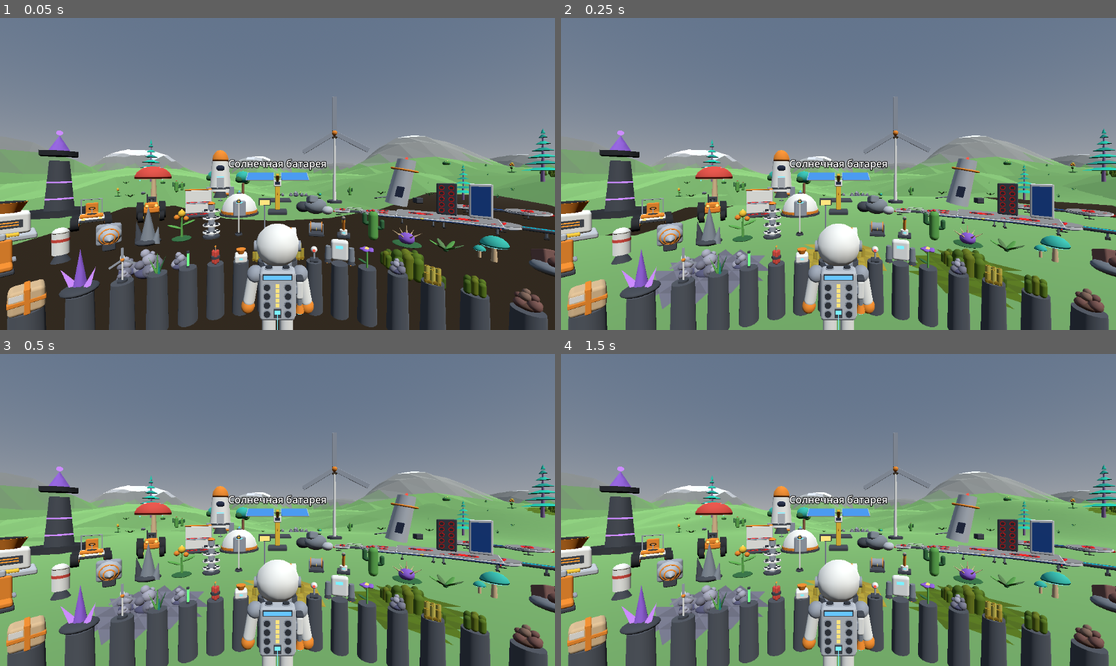
Above: before the commit, frames 1-4 (two rows, left to right).
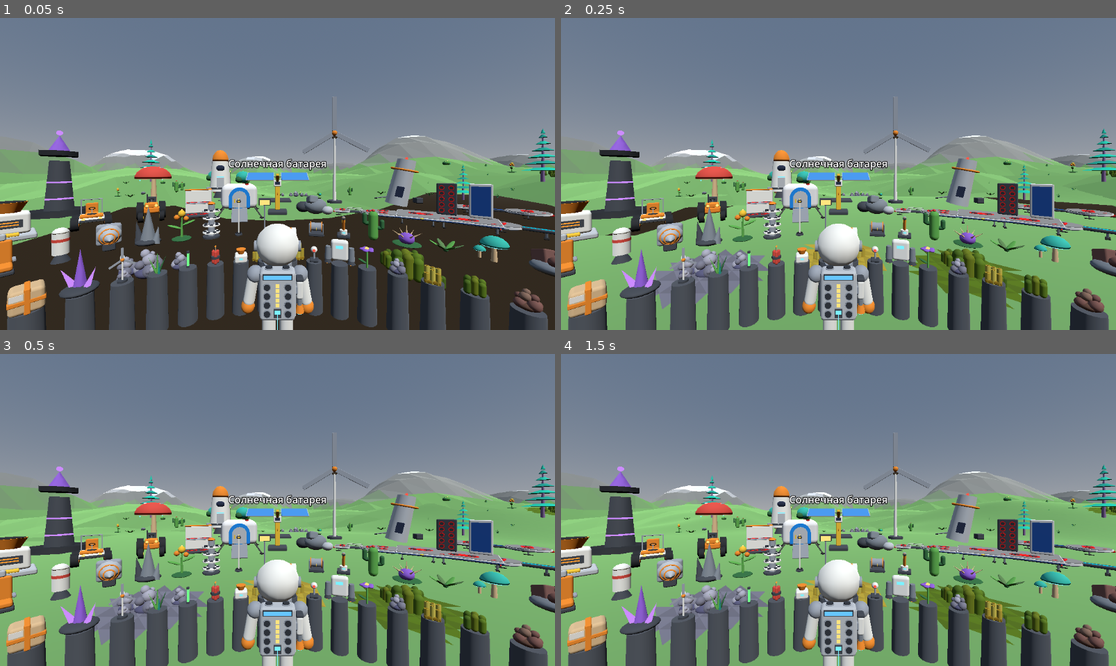
Above: after the commit, the same moments.

Repository: Vano3667/Astro-Planet
Game: Godot game, scene res://main.tscn
Same seed, same stepped clock (60 frames per second), same inputs: the game is played once before the commit and once after it.
Inputs:
- Up to frame 1 (0.05 s): no input
- Up to frame 2 (0.25 s): no input
- Up to frame 3 (0.5 s): no input
- Up to frame 4 (1.5 s): tap Enter at 1.25 s

The runs differ from the first frame. In frame 1, 0.7% of the frame differs, in the area x 39-48%, y 48-66%; in frame 2, 0.7%, in the area x 38-48%, y 48-66%; in frame 3, 0.7%; in frame 4, 0.7%.

Commit message:
Укрытие, полевое укрытие и посадочная площадка по описанию; фонарь у персонажа под землёй
Описание базы (astro-planet-research, data/appearance/base.md) прочитано.
Три модели переделаны в наборе 5 по нему: общая форма, цвета по замерам,
заметные детали. Размеры в метрах свои. В описании есть фразы, похожие на
домысел; из него взяты только форма, цвета и то, что можно увидеть.

Под сводом над персонажем включается лампа (cave_look.gd, main.gd):
на картинках пещера была очень тёмной. На картинке пещеры теперь стоит
персонаж с лампой, камера за ним, как в игре.

index.gd: своя палитра набора 5; пометка о черновике набора 7 убрана.
Написано без запуска движка; картинок агент не видел.

Diff:
--- a/game/main.gd
+++ b/game/main.gd
@@ -4,6 +4,7 @@
 # Right stick left or right: the view turns in steps around the character.
 # Right trigger: dig. Right grip: add ground. B: level the ground.
 # A or X: hide and show the model showroom.
+# Under a roof of ground the view gets dark and a lamp over the character switches on.
 # Written without running the engine; see docs/STATUS.md.
 
 const Gallery := preload("res://gallery.gd")
@@ -56,6 +57,8 @@
 var _cave_env: Environment
 var _cave_timer: float = 0.0
 var _in_cave: bool = false
+# The light over the character; visible only under a roof.
+var _lamp: OmniLight3D
 
 
 func _ready() -> void:
@@ -120,6 +123,12 @@
 	add_child(_character)
 	_character.position = Vector3(0.0, 0.0, -CAM_DISTANCE)
 	xr_origin.position = Vector3(0.0, CAM_HEIGHT, 0.0)
+	# The lamp moves with the character and is switched on in _update_cave.
+	_lamp = CaveLook.make_lamp()
+	_lamp.name = "Lamp"
+	_lamp.position = Vector3(0.0, CaveLook.LAMP_HEIGHT, 0.0)
+	_lamp.visible = false
+	_character.add_child(_lamp)
 
 
 # Replaces the gray box on a controller with the glove scene from models/custom/glove.tscn.
@@ -192,7 +201,7 @@
 		# Lines for the build log: show that the ground was built without a headset.
 		print("[main] frame 100: terrain built=%d pending=%d props=%d character_y=%.2f" % [_terrain.built_count, _terrain.pending_count(), _scatter.prop_count, _character.global_position.y])
 	if _frame == 115:
-		print("[main] frame 115: far ground tris=%d build_ms=%.1f builds=%d cave_look=%s" % [_far.tri_count, _far.build_ms, _far.build_count, str(_in_cave)])
+		print("[main] frame 115: far ground tris=%d build_ms=%.1f builds=%d cave_look=%s lamp=%s" % [_far.tri_count, _far.build_ms, _far.build_count, str(_in_cave), str(_lamp != null and _lamp.visible)])
 	_update_fps(delta)
 	_update_move(delta)
 	_update_ground(delta)
@@ -295,6 +304,7 @@
 
 # Under a roof of ground the camera gets a dark background and fog (terrain/cave_look.gd):
 # where the detailed ground ends, tunnels are cut open and the sky would show through.
+# The lamp over the character is on for the same time.
 func _update_cave(delta: float) -> void:
 	_cave_timer += delta
 	if _cave_timer < CAVE_CHECK:
@@ -304,6 +314,8 @@
 	if under == _in_cave:
 		return
 	_in_cave = under
+	if _lamp != null:
+		_lamp.visible = under
 	if under:
 		if _cave_env == null:
 			_cave_env = CaveLook.make_environment()
--- a/game/models/index.gd
+++ b/game/models/index.gd
@@ -1,13 +1,16 @@
 extends RefCounted
 # Single entry point to all model data. Other scripts use only this file:
 #   get_parts(id), get_color(key), get_tint(key), get_catalog().
-# Sets are looked up from the newest to the oldest, so a newer set can replace a model.
+# Sets are looked up in the order 5, 7, 6, 4, 3, 2 (set 1 is inside set 2), so a set that
+# comes earlier in this order can replace a model of a later one.
 # To add a set: write models_setN.gd like models_set4.gd and add it here.
-# Set 5 only replaces existing models (fixes after looking at pictures): no catalog, no palette.
+# Set 5 only replaces existing models (fixes after looking at pictures, and models redone
+# from a description that arrived later): it has no catalog. Since session 25 it has a small
+# palette of its own.
 # Set 6 holds the resource nuggets; the old one-shape "nugget" entries are left out of the
 # catalog (the model itself stays: main.gd may still build it).
-# Set 7 is a DRAFT of plants and research finds that was not checked against the appearance
-# descriptions (see the warning at the top of models_set7.gd). It only adds new models.
+# Set 7 holds plants and research finds made from the appearance description of nature.
+# It only adds new models.
 # SMOOTH_IDS: models of any set whose 12-sided cylinders are rebuilt with more sides
 # (seen on sheets 01, 02 and 05, 2026-11-24: small round bases looked faceted).
 # Set 5 does the same for its own list of models from sets 1 and 2 (with 20 sides).
@@ -68,6 +71,8 @@
 
 
 static func get_color(key: String) -> Color:
+	if Set5.PALETTE5.has(key):
+		return Set5.PALETTE5[key]
 	if Set7.PALETTE7.has(key):
 		return Set7.PALETTE7[key]
 	if Set6.PALETTE6.has(key):
--- a/game/models/models_set5.gd
+++ b/game/models/models_set5.gd
@@ -1,5 +1,6 @@
 extends "res://models/models.gd"
-# Model set 5: fixes made after looking at rendered pictures of the models.
+# Model set 5: fixes made after looking at rendered pictures of the models, and models
+# redone from an appearance description that arrived later.
 # What the agent has seen and what was fixed is logged in docs/REVIEW.md.
 #
 # backpack, explorer (seen: backpack.png, 2026-11-24):
@@ -8,8 +9,9 @@
 #   - the tool on the side read as a plain gray block with an orange bit;
 #   - the stand-alone backpack was a mirror image of the one worn by the explorer.
 #   The layout (bar on top, gauge in the middle, printer panel at the bottom) is an own
-#   layout. The appearance description of the character is not collected yet
-#   (astro-planet-research, data/appearance/character.md); redo it when it arrives.
+#   layout. The appearance description of the character now exists
+#   (astro-planet-research, data/appearance/character.md, 34 KB) but has not been read: it
+#   did not reach the agent in a long conversation. Redo both models from it in a fresh one.
 # rock_large (seen: sheet 03, 2026-11-24): read as a ball with a slab stuck into it.
 # wind_turbine_medium, wind_turbine_large (seen: sheets 02 and 07, 2026-11-24):
 #   the blades were pale and thin, almost invisible against a light background.
@@ -18,8 +20,16 @@
 #   the base where the large printer has round sockets. The squares are turned into sockets;
 #   the rest of the model is taken from the older set unchanged.
 # SMOOTH_IDS (seen: sheets 01-03, 2026-11-24, second look): round details made of 12 sides
-#   looked faceted (tool nozzle, worklight head, landing pad, bases of canisters and so on).
+#   looked faceted (tool nozzle, worklight head, canister bases and so on).
 #   Their cylinders are rebuilt with 20 sides; nothing else changes.
+# shelter, field_shelter, landing_pad (session 25): redone from
+#   astro-planet-research/data/appearance/base.md. Before that they were made without a
+#   description (seen on the sheets of build 45483936141: two white domes with an orange
+#   band and a dark disc with a yellow cross). Taken from the description: overall shape,
+#   measured colors, the details that can be seen. Sizes in meters, the number of cable
+#   ports and everything marked "own" below are own. That description also has sentences
+#   that read like guesses (what is inside, what is under the deck); those are not used.
+#   NOT SEEN by the agent on a picture yet.
 #
 # Written without running the engine; checked by tools/check_models.gd.
 
@@ -32,7 +42,23 @@
 
 # Models of sets 1 and 2 whose 12-sided cylinders are rebuilt with ROUND sides.
 # Models of sets 3 and 4 cannot be listed here: this file sees only sets 1 and 2.
-const SMOOTH_IDS := ["terrain_tool", "worklight", "landing_pad", "canister_small", "oxygen_source", "canister_medium", "rtg"]
+const SMOOTH_IDS := ["terrain_tool", "worklight", "canister_small", "oxygen_source", "canister_medium", "rtg"]
+
+# Colors of the base buildings as measured in base.md (b_red and b_ramp are own).
+# index.gd looks here first.
+const PALETTE5 := {
+	"b_white": Color(0.91, 0.91, 0.91),
+	"b_blue": Color(0.03, 0.345, 0.66),
+	"b_glass": Color(0.03, 0.66, 0.85),
+	"b_window": Color(0.16, 0.60, 0.72),
+	"b_arch": Color(0.03, 0.53, 0.91),
+	"b_yellow": Color(0.97, 0.78, 0.03),
+	"b_leg": Color(0.28, 0.28, 0.28),
+	"b_dark": Color(0.16, 0.16, 0.16),
+	"b_orange": Color(0.91, 0.345, 0.03),
+	"b_red": Color(0.85, 0.10, 0.08),
+	"b_ramp": Color(0.55, 0.57, 0.60),
+}
 
 
 static func parts5(id: String) -> Array:
@@ -49,6 +75,12 @@
 			return _wind_turbine5(2.3)
 		"storage_medium":
 			return _storage_medium5()
+		"shelter":
+			return _shelter5()
+		"field_shelter":
+			return _field_shelter5()
+		"landing_pad":
+			return _landing_pad5()
 		"printer_small", "printer_medium":
 			return _smooth(_squares_to_sockets(get_parts(id)))
 	if SMOOTH_IDS.has(id):
@@ -101,6 +133,36 @@
 	return out
 
 
+# A straight round bar between two points.
+# Uses the same turn as the sticks of model set 7 (first around X, then around Y), which was
+# seen to be right on the sheet of build 45483936141.
+static func _strut5(d: float, from: Vector3, to: Vector3, c: String, seg: int = 8) -> Dictionary:
+	var v: Vector3 = to - from
+	var h: float = maxf(v.length(), 0.001)
+	var mid: Vector3 = (from + to) * 0.5
+	var tilt: float = rad_to_deg(acos(clampf(v.y / h, -1.0, 1.0)))
+	var yaw: float = rad_to_deg(atan2(v.x, v.z))
+	return cy(d, h, mid.x, mid.y, mid.z, c, tilt, yaw, 0.0, -1.0, seg)
+
+
+# A flat board of width w and thickness t whose long side goes from one point to another
+# (a ramp). The turn of a box around X is worked out on paper, not seen on a picture yet:
+# if a ramp points up instead of down, the sign of the pitch here is wrong.
+static func _plank5(w: float, t: float, from: Vector3, to: Vector3, c: String) -> Dictionary:
+	var v: Vector3 = to - from
+	var n: float = maxf(v.length(), 0.001)
+	var mid: Vector3 = (from + to) * 0.5
+	var pitch: float = rad_to_deg(asin(clampf(v.y / n, -1.0, 1.0)))
+	var yaw: float = rad_to_deg(atan2(v.x, v.z))
+	return bx(w, t, n, mid.x, mid.y, mid.z, c, -pitch, yaw, 0.0)
+
+
+# Unit vector on the ground for an angle in degrees (0 looks to +Z, 180 to the front, -Z).
+static func _ring5(deg: float) -> Vector3:
+	var r: float = deg_to_rad(deg)
+	return Vector3(sin(r), 0.0, cos(r))
+
+
 # Backpack body with its details. oy = height of the bottom, oz = center depth,
 # f = +1 if the detailed face looks to +Z (worn on the back), -1 if it looks to -Z.
 # The tool hangs on the right side when you look at the detailed face.
@@ -202,3 +264,123 @@
 			a.append(cy(0.17, 0.010, x, y, 0.018, "suit_gray", 90.0, 0.0, 0.0, -1.0, 16))
 			a.append(cy(0.13, 0.012, x, y, 0.014, "slot", 90.0, 0.0, 0.0, -1.0, 16))
 	return a
+
+
+# --- base buildings from base.md (session 25) -----------------------------------
+# The description measures things in character heights. Own value: one height is 1.5 m.
+
+# base.md, entry 1. A round white living module: a blue belt under a sloped roof, a glass
+# half-sphere on the roof, a door with a ramp at the front (-Z), yellow handrails, four
+# jointed legs on wide skis, a thin aerial. About 3.4 m wide and 2.7 m tall without the
+# aerial (the description gives about 2.5 and 1.8 character heights).
+# Own: where the legs stand, two red cable ports on the sides, the glass does not glow.
+static func _shelter5() -> Array:
+	var a: Array = [
+		cy(2.1, 0.22, 0.0, 0.46, 0.0, "b_leg", 0.0, 0.0, 0.0, -1.0, 20),
+		cy(2.5, 1.25, 0.0, 1.175, 0.0, "b_white", 0.0, 0.0, 0.0, 2.3, 24),
+		cy(2.42, 0.22, 0.0, 1.89, 0.0, "b_blue", 0.0, 0.0, 0.0, 2.2, 24),
+		cy(2.2, 0.26, 0.0, 2.13, 0.0, "b_white", 0.0, 0.0, 0.0, 1.4, 24),
+		cy(1.40, 0.06, 0.0, 2.27, 0.0, "b_leg", 0.0, 0.0, 0.0, -1.0, 20),
+		sp(1.30, 0.95, 1.30, 0.0, 2.26, 0.0, "b_glass"),
+		# door: a dark frame, a light panel with a small warm window
+		rb(0.84, 1.14, 0.12, 0.0, 1.14, -1.19, "b_leg", 0.04),
+		rb(0.66, 0.96, 0.08, 0.0, 1.12, -1.23, "gray_light", 0.03),
+		bx(0.30, 0.18, 0.03, 0.0, 1.34, -1.275, "glow_yellow"),
+		# light strip over the door and a small canopy
+		bx(0.74, 0.05, 0.05, 0.0, 1.74, -1.22, "glow_cyan"),
+		bx(0.96, 0.05, 0.30, 0.0, 1.80, -1.30, "b_white"),
+		_plank5(0.80, 0.05, Vector3(0.0, 0.57, -1.24), Vector3(0.0, 0.03, -2.34), "b_ramp"),
+		cy(0.03, 0.75, 0.80, 2.50, 0.35, "b_leg"),
+	]
+	for k in 2:
+		var sx: float = float(k) * 2.0 - 1.0
+		var x: float = sx * 0.43
+		a.append(_strut5(0.05, Vector3(x, 0.57, -1.27), Vector3(x, 1.00, -1.27), "b_yellow", 6))
+		a.append(_strut5(0.05, Vector3(x, 1.00, -1.27), Vector3(x, 0.46, -2.32), "b_yellow", 6))
+		a.append(_strut5(0.05, Vector3(x, 0.05, -2.32), Vector3(x, 0.46, -2.32), "b_yellow", 6))
+		a.append(bx(0.12, 0.22, 0.22, sx * 1.24, 0.85, 0.0, "b_red"))
+	for k in 4:
+		var deg: float = 45.0 + 90.0 * float(k)
+		var r: Vector3 = _ring5(deg)
+		var hip: Vector3 = r * 1.10 + Vector3(0.0, 0.80, 0.0)
+		var knee: Vector3 = r * 1.70 + Vector3(0.0, 1.00, 0.0)
+		var foot: Vector3 = r * 1.90 + Vector3(0.0, 0.10, 0.0)
+		a.append(_strut5(0.16, hip, knee, "b_leg"))
+		a.append(sp(0.24, 0.24, 0.24, knee.x, knee.y, knee.z, "b_leg"))
+		a.append(_strut5(0.13, knee, foot, "b_leg"))
+		a.append(bx(0.34, 0.08, 0.90, foot.x, 0.04, foot.z, "b_dark", 0.0, deg + 90.0, 0.0))
+	return a
+
+
+# base.md, entry 2. A small white cabin with rounded edges on four thin folding legs:
+# a bright blue arch with a door and a ramp at the front end (-Z), long cyan windows on the
+# sides, a yellow door handle, a red button and an aerial with a light on the roof.
+# About 2.1 m wide, 3 m long, 1.85 m tall (the description gives 1.4, 2.0 and 1.3 heights).
+# Own: where the legs, the button and the aerial stand.
+static func _field_shelter5() -> Array:
+	var a: Array = [
+		rb(2.0, 1.30, 2.9, 0.0, 1.20, 0.0, "b_white", 0.25),
+		bx(1.20, 0.10, 2.2, 0.0, 0.52, 0.0, "b_leg"),
+		# the arch: a box with a round top
+		bx(1.16, 0.57, 0.30, 0.0, 0.885, -1.40, "b_arch"),
+		cy(1.16, 0.30, 0.0, 1.17, -1.40, "b_arch", 90.0, 0.0, 0.0, -1.0, 24),
+		# the door inside it, of the same shape
+		bx(0.80, 0.53, 0.08, 0.0, 0.895, -1.53, "gray_light"),
+		cy(0.80, 0.08, 0.0, 1.16, -1.53, "gray_light", 90.0, 0.0, 0.0, -1.0, 20),
+		bx(0.07, 0.22, 0.05, 0.26, 1.02, -1.585, "b_yellow"),
+		_plank5(0.84, 0.05, Vector3(0.0, 0.60, -1.52), Vector3(0.0, 0.03, -2.40), "b_ramp"),
+		cy(0.20, 0.06, -0.45, 1.88, -0.60, "b_red", 0.0, 0.0, 0.0, -1.0, 16),
+		cy(0.03, 0.80, 0.60, 2.25, 0.90, "b_leg"),
+		sp(0.09, 0.09, 0.09, 0.60, 2.67, 0.90, "glow_yellow"),
+	]
+	for i in 2:
+		var sx: float = float(i) * 2.0 - 1.0
+		a.append(bx(0.05, 0.34, 1.70, sx * 0.99, 1.38, 0.10, "b_window"))
+		for j in 2:
+			var sz: float = float(j) * 2.0 - 1.0
+			var hip := Vector3(sx * 0.80, 0.66, sz * 1.15)
+			var foot := Vector3(sx * 1.25, 0.05, sz * 1.50)
+			a.append(_strut5(0.08, hip, foot, "b_leg", 6))
+			a.append(cy(0.26, 0.05, foot.x, 0.025, foot.z, "b_dark"))
+	return a
+
+
+# base.md, entry 3. A low round pad: a white deck split by radial lines, an orange circle in
+# the middle, a blue rim with upright ribs, heavy dark supports, a terminal with a blue
+# screen at the side, lights around the edge.
+# Own: the size. The description gives a diameter of about 4 character heights (6 m) and a
+# height of 1.2, taken from the outline of a picture; here the deck is 5 m wide and 0.9 m
+# high so that the pad fits its place in the showroom. Also own: the number of ribs, lines,
+# lights, supports and cable ports, and the color of the lights.
+static func _landing_pad5() -> Array:
+	var a: Array = [
+		cy(2.2, 0.36, 0.0, 0.18, 0.0, "b_leg", 0.0, 0.0, 0.0, -1.0, 16),
+		cy(5.1, 0.40, 0.0, 0.56, 0.0, "b_blue", 0.0, 0.0, 0.0, -1.0, 32),
+		cy(5.0, 0.16, 0.0, 0.82, 0.0, "b_white", 0.0, 0.0, 0.0, -1.0, 32),
+		cy(1.7, 0.02, 0.0, 0.91, 0.0, "b_orange", 0.0, 0.0, 0.0, -1.0, 28),
+		# terminal at the right side
+		cy(0.10, 1.10, 2.95, 0.55, 0.60, "b_leg"),
+		rb(0.10, 0.36, 0.50, 2.95, 1.25, 0.60, "b_white", 0.03),
+		bx(0.02, 0.24, 0.38, 3.005, 1.25, 0.60, "glow_blue"),
+		# cable ports at the front and at the back
+		bx(0.26, 0.20, 0.12, 0.0, 0.56, -2.60, "b_red"),
+		bx(0.26, 0.20, 0.12, 0.0, 0.56, 2.60, "b_red"),
+	]
+	for k in 16:
+		var deg: float = 22.5 * float(k) + 11.25
+		var r: Vector3 = _ring5(deg) * 2.57
+		a.append(bx(0.12, 0.34, 0.10, r.x, 0.56, r.z, "b_blue", 0.0, deg, 0.0))
+	for k in 8:
+		var deg: float = 45.0 * float(k)
+		var line: Vector3 = _ring5(deg + 22.5) * 1.70
+		a.append(bx(0.05, 0.012, 1.50, line.x, 0.904, line.z, "suit_gray", 0.0, deg + 22.5, 0.0))
+		var lamp: Vector3 = _ring5(deg) * 2.30
+		a.append(cy(0.14, 0.03, lamp.x, 0.915, lamp.z, "glow_cyan"))
+	for k in 6:
+		var deg: float = 30.0 + 60.0 * float(k)
+		var r: Vector3 = _ring5(deg)
+		var top: Vector3 = r * 2.00 + Vector3(0.0, 0.50, 0.0)
+		var foot: Vector3 = r * 2.62 + Vector3(0.0, 0.10, 0.0)
+		a.append(_strut5(0.26, top, foot, "b_dark"))
+		a.append(cy(0.60, 0.10, foot.x, 0.05, foot.z, "b_dark"))
+	return a
--- a/game/terrain/cave_look.gd
+++ b/game/terrain/cave_look.gd
@@ -8,7 +8,11 @@
 # whole cave was one flat gray-violet tone. The even light was too strong and hid the shape
 # of the walls, so it is halved here; the sun light (which has no shadows) still shades the
 # faces by their direction.
-# Fog property names are written from memory; not seen on a headset.
+# Seen on the pictures of builds 45463833312 and 45483936141: the cave is very dark, the
+# floor and the far wall can hardly be told apart. Since session 25 a lamp hangs over the
+# character under a roof (make_lamp). The lamp is an own idea, not taken from the reference.
+# Fog property names are written from memory; not seen on a headset. The lamp has not been
+# seen on a picture yet.
 
 const VoxelWorld := preload("res://terrain/voxel_world.gd")
 
@@ -20,6 +24,12 @@
 const FOG_DENSITY := 0.045
 # How far up a roof is searched for, meters.
 const ROOF_RANGE := 60.0
+# The lamp: a warm light without shadows. Own values.
+const LAMP_COLOR := Color(1.0, 0.93, 0.80)
+const LAMP_ENERGY := 1.6
+const LAMP_RANGE := 12.0
+# Height of the lamp above the feet of the character, meters (a little above the head).
+const LAMP_HEIGHT := 2.4
 
 
 static func make_environment() -> Environment:
@@ -35,6 +45,16 @@
 	return env
 
 
+# The light that follows the character under a roof. The caller places it and shows it.
+static func make_lamp() -> OmniLight3D:
+	var lamp := OmniLight3D.new()
+	lamp.light_color = LAMP_COLOR
+	lamp.light_energy = LAMP_ENERGY
+	lamp.omni_range = LAMP_RANGE
+	lamp.shadow_enabled = false
+	return lamp
+
+
 # True if there is ground somewhere above the point.
 static func under_roof(world: VoxelWorld, pos: Vector3) -> bool:
 	var hit: Dictionary = world.raycast(pos + Vector3(0.0, 0.3, 0.0), Vector3.UP, ROOF_RANGE)
--- a/game/tools/render_terrain.gd
+++ b/game/tools/render_terrain.gd
@@ -5,9 +5,10 @@
 #   terrain_3_from_above     the start area from above
 #   terrain_4_far_mountain   the far low-detail ground, looking at the highest point nearby
 #   terrain_5_dig            pits dug into the starter deposits and a mound of added ground
-#   terrain_6_cave           a view from inside the biggest cave found under the start area,
-#                            with the ground loaded around that point and the cave look on,
-#                            as it would be in the game
+#   terrain_6_cave           the biggest cave found under the start area as the game would
+#                            show it: the ground loaded around that point, the cave look on,
+#                            the character on the cave floor with the lamp over it, the
+#                            camera behind the character
 #   terrain_7_mountain_near  the foot of that highest point with detailed ground
 # Needs a real renderer (not --headless); the GitHub build runs it under xvfb.
 # Output folder: env PREVIEW_DIR. Lines for the build log start with TERRAIN_SHOT.
@@ -28,6 +29,10 @@
 const MAX_WAIT_FRAMES := 2500
 # The caption size was chosen for a 1024 x 768 picture; it grows with the picture.
 const BASE_H := 768.0
+# As in main.gd: the character walks this far ahead of the viewpoint, and the eyes of a
+# standing player are about this high above the feet of the character.
+const CAM_DISTANCE := 3.0
+const EYE_HEIGHT := 2.4
 
 var _terrain: VoxelWorld
 var _far: FarTerrain
@@ -105,7 +110,7 @@
 	hero.position = Vector3(START.x, ground, START.z)
 
 	# 1 and 2: from where the player's head is at the start.
-	var eye := Vector3(0.0, ground + 2.4, 0.0)
+	var eye := Vector3(0.0, ground + EYE_HEIGHT, 0.0)
 	await _shot("terrain_1_start", eye, Vector3(0.0, ground + 0.6, -9.0))
 
 	var gallery: Node3D = Gallery.new()
@@ -183,10 +188,25 @@
 				best_dir = dir
 		var roof: bool = CaveLook.under_roof(_terrain, cave)
 		print("TERRAIN_SHOT cave x=%.0f y=%.1f z=%.0f density=%.2f free_ahead=%.1f roof=%s frames=%d pending=%d" % [cave.x, cave.y, cave.z, open, best_len, str(roof), frames, _terrain.pending_count()])
+		# As in the game: the character stands on the cave floor ahead of the viewpoint, the
+		# lamp hangs over it, the camera looks at it from behind. Before session 25 this
+		# picture was taken from the open point itself, without the character and the lamp.
+		# The heights are asked from the open point down, where the way is known to be free.
+		var floor_y: float = _terrain.ground_y(cave.x, cave.z, cave.y)
+		var spot: Vector3 = cave + best_dir * CAM_DISTANCE
+		spot.y = _terrain.ground_y(spot.x, spot.z, cave.y)
+		hero.position = spot
+		hero.rotation.y = atan2(-best_dir.x, -best_dir.z)
+		var lamp: OmniLight3D = CaveLook.make_lamp()
+		root.add_child(lamp)
+		lamp.position = spot + Vector3(0.0, CaveLook.LAMP_HEIGHT, 0.0)
+		var cave_eye := Vector3(cave.x, minf(floor_y + EYE_HEIGHT, cave.y), cave.z)
+		print("TERRAIN_SHOT cave_lamp floor=%.1f hero_y=%.1f eye_y=%.1f lamp_y=%.1f" % [floor_y, spot.y, cave_eye.y, lamp.position.y])
 		# The same look that main.gd switches on under a roof.
 		_cam.environment = CaveLook.make_environment()
-		await _shot("terrain_6_cave", cave, cave + best_dir * 5.0)
+		await _shot("terrain_6_cave", cave_eye, spot + Vector3(0.0, 1.0, 0.0) + best_dir * 2.0)
 		_cam.environment = null
+		lamp.queue_free()
 	else:
 		print("TERRAIN_SHOT cave not found, most open density=%.2f" % open)
 
